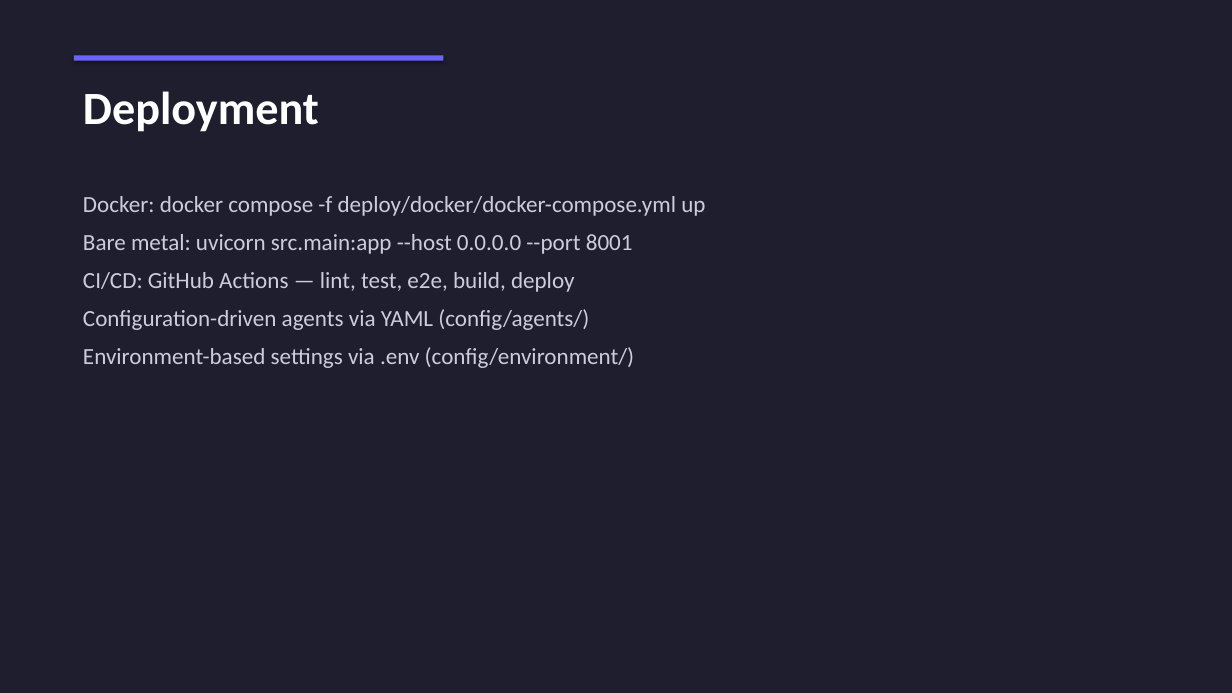
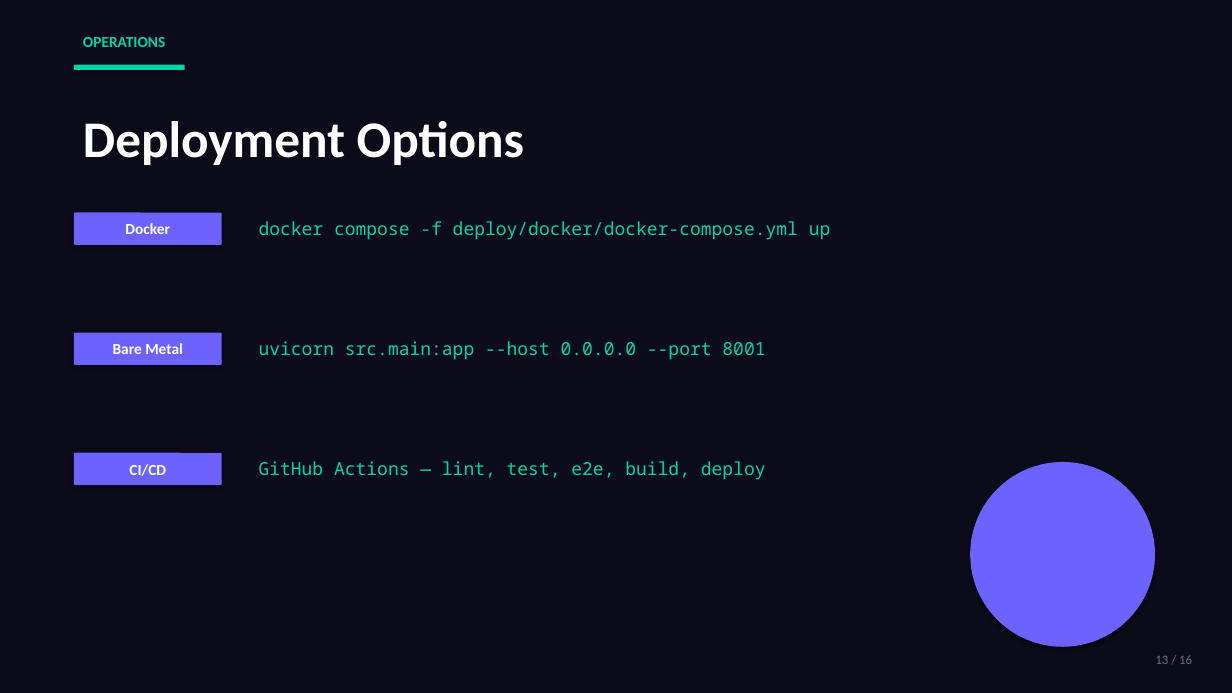
Before and after one commit to ShubhamRSY/voice-agents, a slide deck: slide 13 of Nexus_Overview.pptx (slide 12 before the commit). Drawn at 1232x693 pixels with LibreOffice and Linux fonts; fonts in the diff are those of the drawing. Boxes give left, top, right and bottom in pixels: in the first picture for what was removed or moved away, otherwise in the second. Text is boxed around its words. In the diff, an @@ line names an element or a change of style, - is before the commit and + after.

Commit message:
Modernize Nexus PPT with contemporary dark design

```diff
--- a/Nexus_Overview.pptx
+++ b/Nexus_Overview.pptx
@@ background #1E1E2E to #0B0B1A @@
@@ rectangle removed at <box>74,55,444,61</box> @@
@@ text added at <box>83,37,165,47</box>, 12 pt, text #00D4AA, bold @@
+OPERATIONS
@@ rectangle added at <box>74,65,185,70</box>, fill #00D4AA @@
@@ text at <box>83,121,524,165</box>: text changed; size 36 to 40 pt @@
-Deployment
+Deployment Options
@@ text removed at <box>83,196,705,368</box> @@
-Docker: docker compose -f deploy/docker/docker-compose.yml up
-Bare metal: uvicorn src.main:app --host 0.0.0.0 --port 8001
-CI/CD: GitHub Actions — lint, test, e2e, build, deploy
-Configuration-driven agents via YAML (config/agents/)
-Environment-based settings via .env (config/environment/)
@@ rounded rectangle added at <box>74,213,222,245</box>, fill #6C63FF, 12 pt, text #FFFFFF, bold @@
+Docker
@@ text added at <box>259,221,831,240</box>, 14 pt, text #00D4AA @@
+docker compose -f deploy/docker/docker-compose.yml up
@@ rounded rectangle added at <box>74,333,222,365</box>, fill #6C63FF, 12 pt, text #FFFFFF, bold @@
+Bare Metal
@@ text added at <box>259,341,765,360</box>, 14 pt, text #00D4AA @@
+uvicorn src.main:app --host 0.0.0.0 --port 8001
@@ rounded rectangle added at <box>74,453,222,485</box>, fill #6C63FF, 12 pt, text #FFFFFF, bold @@
+CI/CD
@@ text added at <box>259,461,766,480</box>, 14 pt, text #00D4AA @@
+GitHub Actions — lint, test, e2e, build, deploy
@@ ellipse added at <box>970,462,1155,647</box>, fill #6C63FF @@
@@ text added at <box>1155,655,1192,664</box>, 10 pt, text #6B6B8A @@
+13 / 16
```
Also in this commit, not shown: 12 other slides changed, 3 slides added, 1 slide removed, 1 other file.
